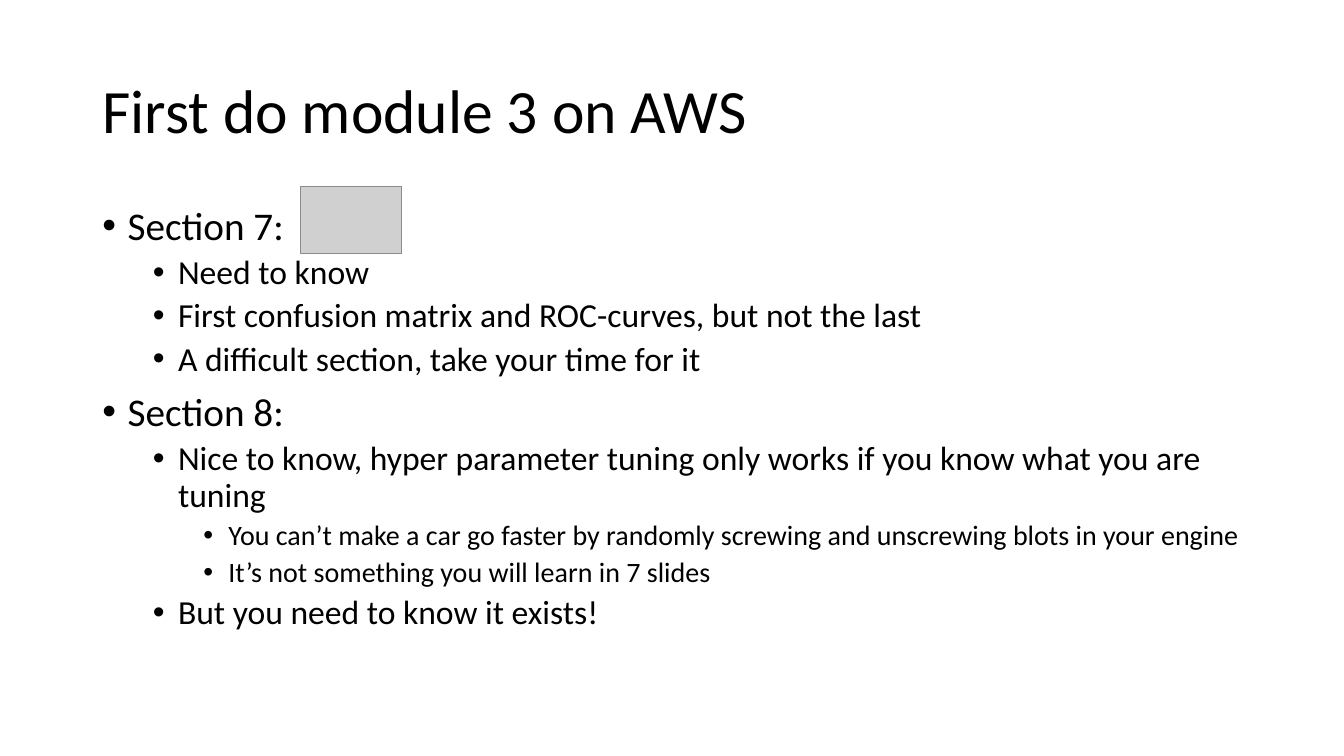
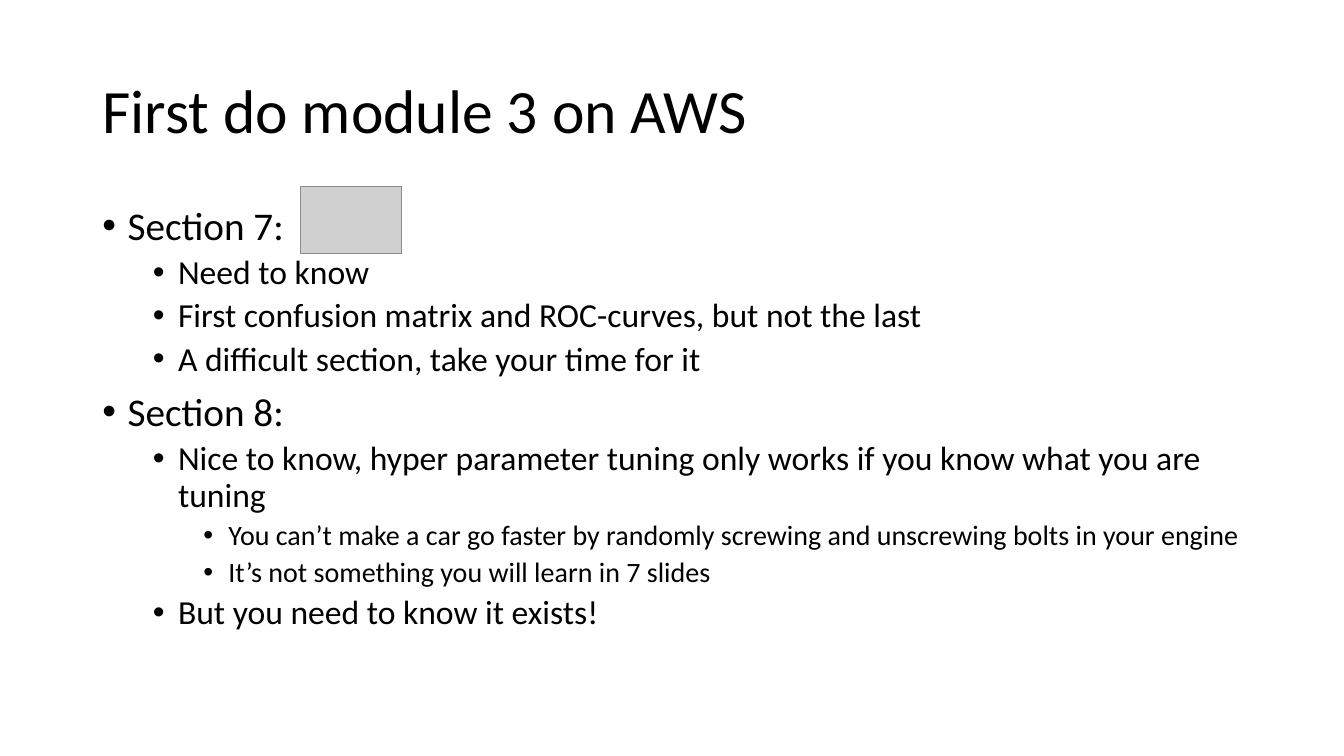
Before and after one commit to mjochen/CloudAI, a slide deck: slide 5 of PPT/3 - Implementing a pipeline.pptx. Drawn at 1344x756 pixels with LibreOffice and Linux fonts; fonts in the diff are those of the drawing; grey boxes stand for pictures. Boxes give left, top, right and bottom in pixels: in the first picture for what was removed or moved away, otherwise in the second. Text is boxed around its words. In the diff, an @@ line names an element or a change of style, - is before the commit and + after.

```diff
--- a/PPT/3 - Implementing a pipeline.pptx
+++ b/PPT/3 - Implementing a pipeline.pptx
@@ text at bbox=[228, 525, 1238, 550]: text changed @@
-    • You can’t make a car go faster by randomly screwing and unscrewing blots in your engine
+    • You can’t make a car go faster by randomly screwing and unscrewing bolts in your engine
```
Also in this commit, not shown: 3 slides added, 1 slide removed, 7 other files.
